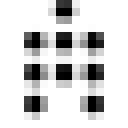
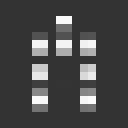
Comparing the layer stacks of the two 128 x 128 images. Changes:
added group "inverted" with 2 layers above "original" over [0,0,128,128]
added layer "nitro -1" in group "inverted" over [32,16,96,112]
added layer "Layer 2" in group "inverted" over [0,0,128,128]
hid "nitro" (1st of 3, in "original"), moved it into group "original" over [24,0,104,120]
